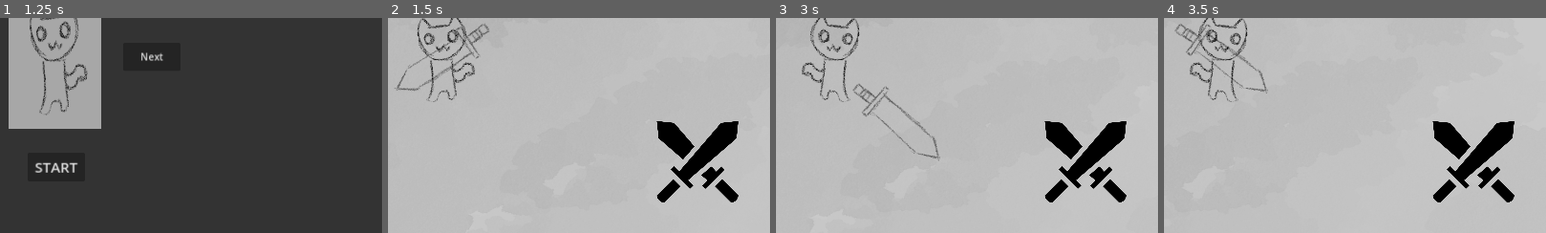
Above: before the commit, frames 1-4 (left to right).
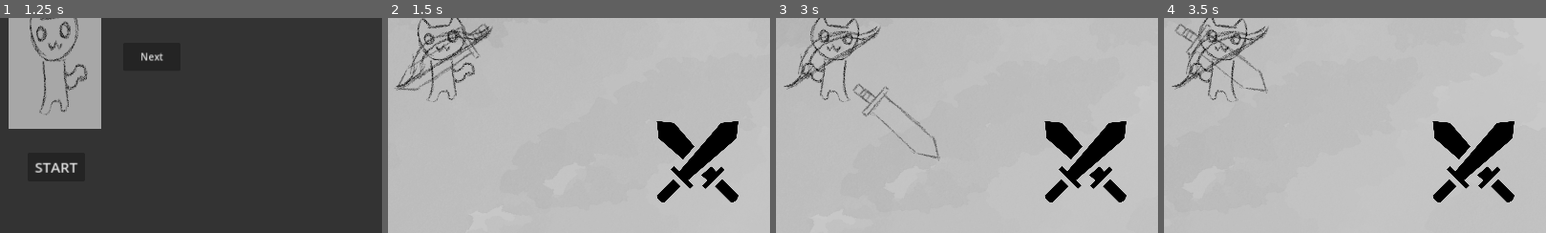
Above: after the commit, the same moments.

Repository: Vented5/DungeonHunters
Game: Godot game, scene res://title_screen/title_screen.tscn
The game is run twice, just before and just after one commit, with the same random seed, the same clock (stepped at 60 frames per second) and the same inputs.
Inputs (mouse positions are % of the whole screen's width and height, from its top left):
- Up to frame 1 (1.25 s): click "Start" at 0.5 s
- Up to frame 2 (1.5 s): click "START" at 1.25 s
- Up to frame 3 (3 s): click (15, 75) at 2 s; tap Enter at 2.75 s; move the mouse to (72, 45) at 2.77 s; hold D (move_right) from 2.78 s (still down); hold Space (jump) from 2.78 s (still down)
- Up to frame 4 (3.5 s): keep holding D (move_right); keep holding Space (jump)
The pictures show only the part of the screen within x 43-93%, y 41-91%; the shares and areas given below are measured in that part.

Frame 1 is identical in both runs. In frame 2, 1.0% of the frame differs, in the area x 2-28%, y 4-33%; in frame 3, 1.0%, in the area x 2-28%, y 4-34%; in frame 4, 1.0%.

Commit message:
Scene(player): Sword attack code separated and moved to sword scene.

Diff:
--- a/global.gd
+++ b/global.gd
@@ -1,3 +1,3 @@
 extends Node
 
-var character_texture_path = ""
+var character_texture_path = "res://art/cat.png"
--- a/main.tscn
+++ b/main.tscn
@@ -1,10 +1,11 @@
-[gd_scene load_steps=11 format=3 uid="uid://cht2ngyuph4ad"]
+[gd_scene load_steps=12 format=3 uid="uid://cht2ngyuph4ad"]
 
 [ext_resource type="Script" path="res://main.gd" id="1_mtfga"]
 [ext_resource type="Texture2D" uid="uid://ri4h47dj2eer" path="res://art/background.jpg" id="2_nr6sa"]
 [ext_resource type="PackedScene" uid="uid://qiw2xgc314o0" path="res://player/player.tscn" id="3_kvypv"]
 [ext_resource type="PackedScene" uid="uid://dq1vsa5w8gn5o" path="res://slime/slime.tscn" id="3_ultmg"]
 [ext_resource type="PackedScene" uid="uid://dmqo0lbsrv8ql" path="res://weapons/sword.tscn" id="5_67oaq"]
+[ext_resource type="PackedScene" uid="uid://bkdkdlpdn4psb" path="res://weapons/bow.tscn" id="6_h22cf"]
 [ext_resource type="Texture2D" uid="uid://cw543fi4x2eta" path="res://ui/battle.svg" id="7_fomfm"]
 [ext_resource type="PackedScene" uid="uid://cn0oait4m0s65" path="res://ui/joystick/joystick.tscn" id="8_e1ji3"]
 
@@ -42,6 +43,8 @@
 
 [node name="Camera2D" type="Camera2D" parent="Player"]
 scale = Vector2(0.942599, 1.06142)
+
+[node name="Bow" parent="Player" instance=ExtResource("6_h22cf")]
 
 [node name="Mob_spawn_path" type="Path2D" parent="."]
 curve = SubResource("Curve2D_p1a8s")
--- a/player/player.gd
+++ b/player/player.gd
@@ -1,23 +1,12 @@
 extends CharacterBody2D
 @onready var joystick
-@export var weapon_scene: PackedScene
-var weapon
-var weapon_animation
+
 var speed = 300
-var direction
-
-var radius: float = 150
-var attack_duration: float = 0.2
-var initial_angle
-var final_angle
-var attack_tween
+var direction = Vector2.ZERO
 
 func _ready():
 	#weapon = weapon_scene.instantiate()
-	weapon = $Sword
 	joystick = $"../HUD/Joystick"
-	weapon.collision_mask &= ~2
-	print("Máscara inicial:", weapon.collision_mask)
 
 	$Sprite2D.texture = load(Global.character_texture_path)
 	#weapon.collision_layer = 0
@@ -59,42 +48,6 @@
 		#weapon.scale.x = -abs(weapon.scale.x)
 
 	# -------------------------- Actions
-	if Input.is_action_just_pressed("jump"):
-		handle_attack()
-
-func handle_attack ():
-	weapon.collision_mask |= 2 # Reactiva la mascara de colosion en la posision binaria 2
-	print("Máscara modificada:", weapon.collision_mask)
-	attack_tween = create_tween()
-	attack_tween.tween_method(attack, 0.0, 1.0, attack_duration)
-	await attack_tween.finished
-	weapon.collision_mask &= ~2
-	print("Máscara modificada:", weapon.collision_mask)
-
-	weapon.position = Vector2.ZERO
-	if direction.angle() >= (PI/2):
-		weapon.rotation = deg_to_rad(0)
-	else:
-		weapon.rotation = deg_to_rad(250)
-
-func attack(t):
-	initial_angle = direction.angle() - PI/4
-	final_angle = direction.angle() + PI/4
-
-	var current_angle = lerp(initial_angle, final_angle, t)
-
-	var x = radius * cos(current_angle)
-	var y = radius * sin(current_angle)
-
-	weapon.position = Vector2(x, y)
-	weapon.rotation = current_angle - deg_to_rad(-210)
-
-
-
 
 func _on_area_2d_body_entered(body: Node2D) -> void:
 	pass # Replace with function body.
-
-
-func _on_touch_screen_button_pressed() -> void:
-	handle_attack()
--- a/player/player.tscn
+++ b/player/player.tscn
@@ -1,15 +1,13 @@
-[gd_scene load_steps=5 format=3 uid="uid://qiw2xgc314o0"]
+[gd_scene load_steps=4 format=3 uid="uid://qiw2xgc314o0"]
 
 [ext_resource type="Script" path="res://player/player.gd" id="1_lrge0"]
 [ext_resource type="Texture2D" uid="uid://dm7ftww5fc7ew" path="res://art/dogo (2).png" id="1_yipfr"]
-[ext_resource type="PackedScene" uid="uid://dmqo0lbsrv8ql" path="res://weapons/sword.tscn" id="7_i5f33"]
 
 [sub_resource type="RectangleShape2D" id="RectangleShape2D_3hfim"]
 size = Vector2(124, 149)
 
 [node name="Player" type="CharacterBody2D"]
 script = ExtResource("1_lrge0")
-weapon_scene = ExtResource("7_i5f33")
 
 [node name="Sprite2D" type="Sprite2D" parent="."]
 texture = ExtResource("1_yipfr")
--- /dev/null
+++ b/weapons/bow.tscn
@@ -0,0 +1,6 @@
+[gd_scene load_steps=2 format=3 uid="uid://bkdkdlpdn4psb"]
+
+[ext_resource type="Texture2D" uid="uid://dguq34gasq1cu" path="res://art/bow.png" id="1_mkiec"]
+
+[node name="Bow" type="Sprite2D"]
+texture = ExtResource("1_mkiec")
--- a/weapons/sword.gd
+++ b/weapons/sword.gd
@@ -1,9 +1,46 @@
-extends Sprite2D
+extends Area2D
+
+var radius: float = 150
+var attack_tween
+var attack_duration: float = 0.2
+var direction: Vector2
+var initial_angle
+var final_angle
+var player
+
+func _ready() -> void:
+	self.collision_mask &= ~2
+	player = self.get_parent()
 
 func _process(delta):
-	if Input.is_action_pressed("jump"):
-			attack()
+	direction = player.direction
 
-func attack ():
+	if Input.is_action_just_pressed("jump"):
+		handle_attack()
 
-	pass
+func handle_attack ():
+	self.collision_mask |= 2 # Reactiva la mascara de colosion en la posision binaria 2
+	print("Máscara modificada:", self.collision_mask)
+	attack_tween = create_tween()
+	attack_tween.tween_method(attack, 0.0, 1.0, attack_duration)
+	await attack_tween.finished
+	self.collision_mask &= ~2
+	print("Máscara modificada:", self.collision_mask)
+
+	position = Vector2.ZERO
+	if direction.angle() >= (PI/2):
+		self.rotation = deg_to_rad(0)
+	else:
+		self.rotation = deg_to_rad(250)
+
+func attack(t):
+	initial_angle = direction.angle() - PI/4
+	final_angle = direction.angle() + PI/4
+
+	var current_angle = lerp(initial_angle, final_angle, t)
+
+	var x = radius * cos(current_angle)
+	var y = radius * sin(current_angle)
+
+	self.position = Vector2(x, y)
+	self.rotation = current_angle - deg_to_rad(-210)
Not shown: 1 places in weapons/sword.tscn that only renumber resources
